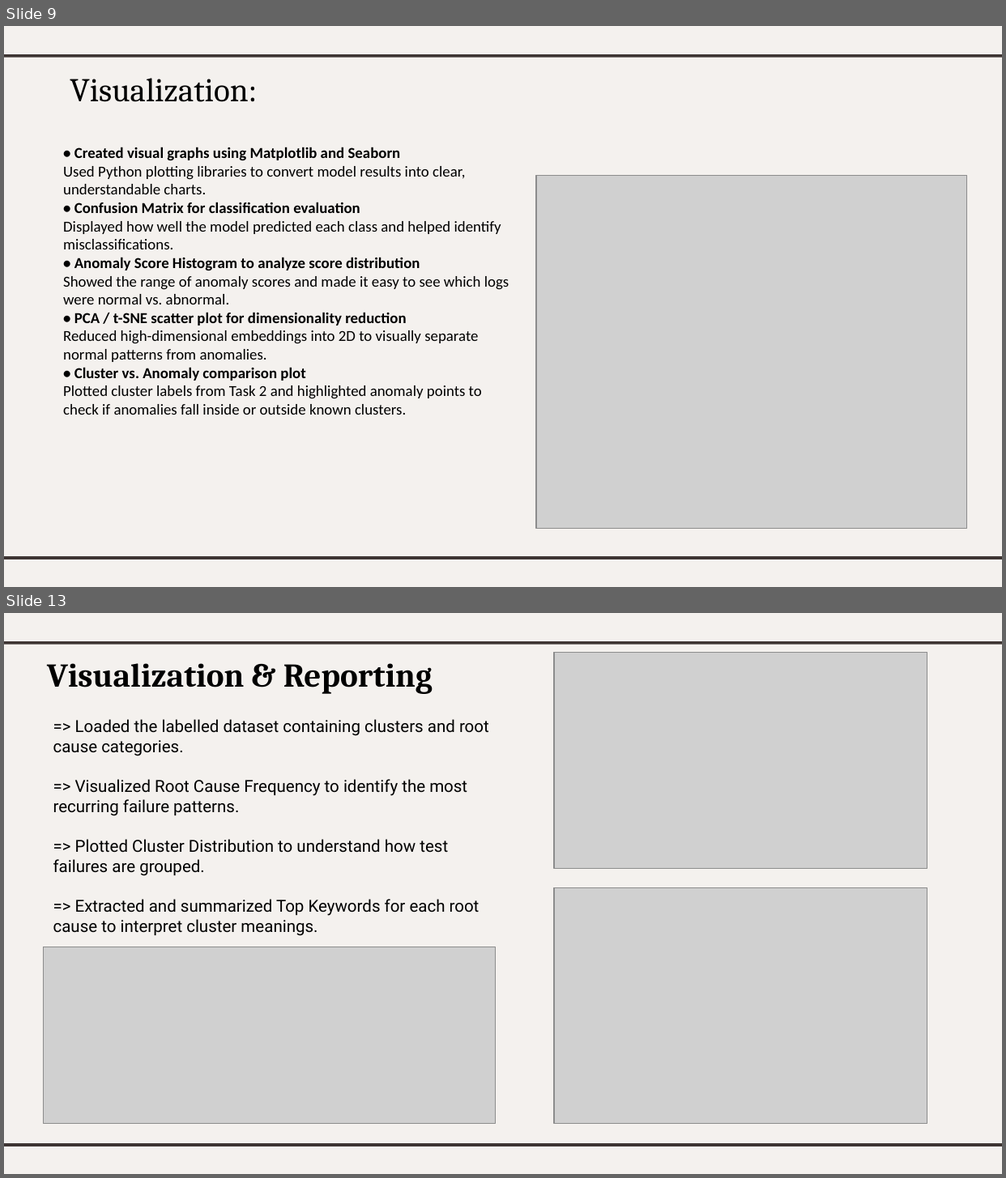
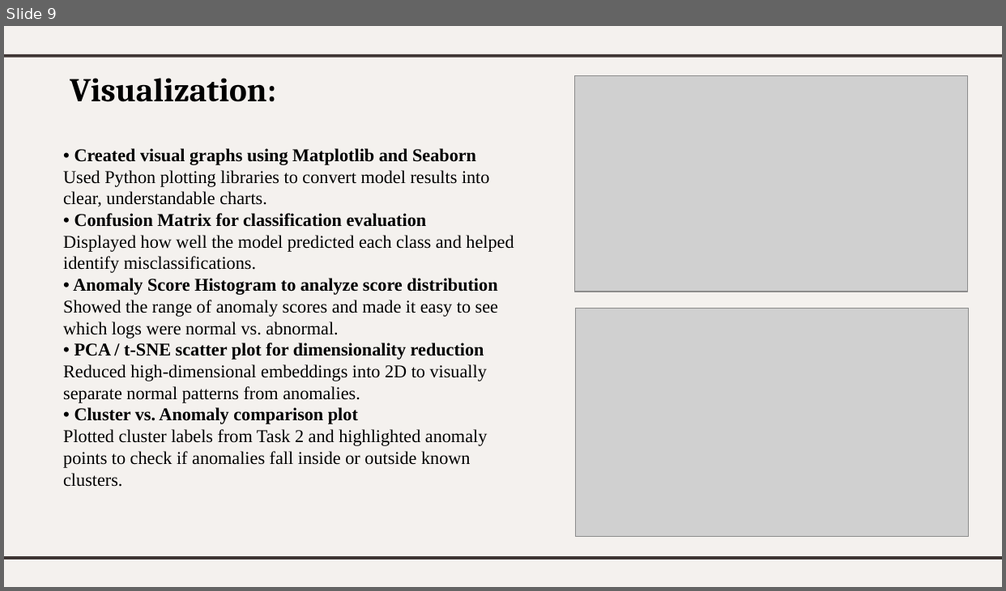
Before and after one commit to HemalathaSuresh-25/EDA-and-Quick-Ingest, a slide deck: reports/Quick Ingest & EDA_task3.pptx. Shown one above the other, each under a label of ours: slides 9 and 13 before the commit, slide 9 after it; the slides between them are not shown. The pictures are 1006x1178 and 1006x591 pixels, drawn with LibreOffice and Linux fonts; fonts in the diff are those of the drawing; grey boxes stand for pictures. Boxes give left, top, right and bottom in pixels: in the first picture for what was removed or moved away, otherwise in the second. Text is boxed around its words. In the diff, an @@ line names an element or a change of style, - is before the commit and + after.

```diff
--- a/reports/Quick Ingest & EDA_task3.pptx
+++ b/reports/Quick Ingest & EDA_task3.pptx
@@ slide 13 removed at bbox=[4, 613, 1002, 1174], background #FFFFFF; not listed: 3 template elements that a slide beside it also shows @@
@@ picture removed at bbox=[554, 652, 927, 867] @@
@@ title removed at bbox=[47, 663, 432, 694] @@
-Visualization & Reporting
@@ text removed at bbox=[53, 719, 489, 936] @@
-=> Loaded the labelled dataset containing clusters and root cause categories.
-=> Visualized Root Cause Frequency to identify the most recurring failure patterns.
-=> Plotted Cluster Distribution to understand how test failures are grouped.
-=> Extracted and summarized Top Keywords for each root cause to interpret cluster meanings.
@@ picture removed at bbox=[554, 888, 927, 1124] @@
@@ picture removed at bbox=[43, 948, 495, 1124] @@
@@ slide 9 changed as well @@
@@ title "Visualization:" at bbox=[70, 78, 276, 102]: bold on @@
@@ picture added at bbox=[575, 76, 968, 292] @@
@@ text "• Created visual graphs using ..." at bbox=[63, 148, 513, 487]: size 11 to 13 pt, font Calibri to Times New Roman @@
@@ picture: place and size @@
-picture at bbox=[536, 176, 966, 529]
+picture at bbox=[576, 309, 969, 537]
```
Also in this commit, not shown: 8 other slides changed, 3 other slides removed.
